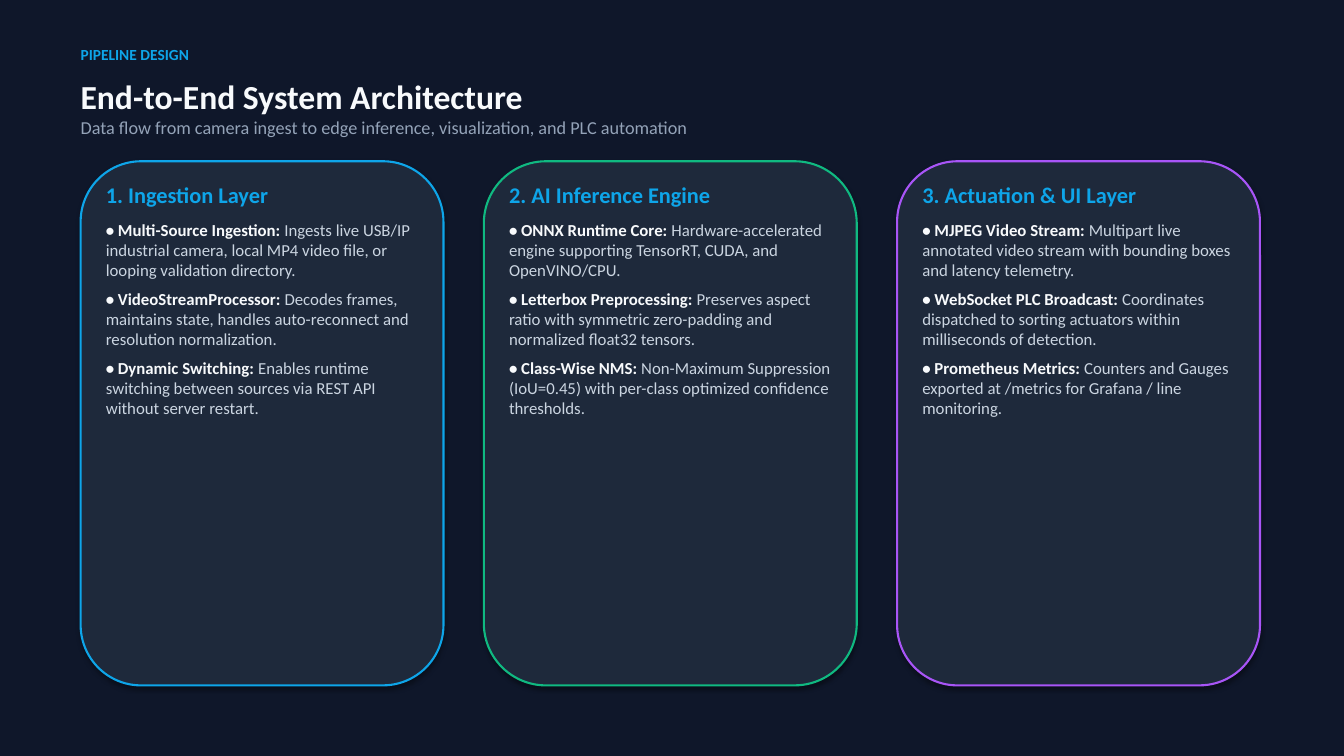
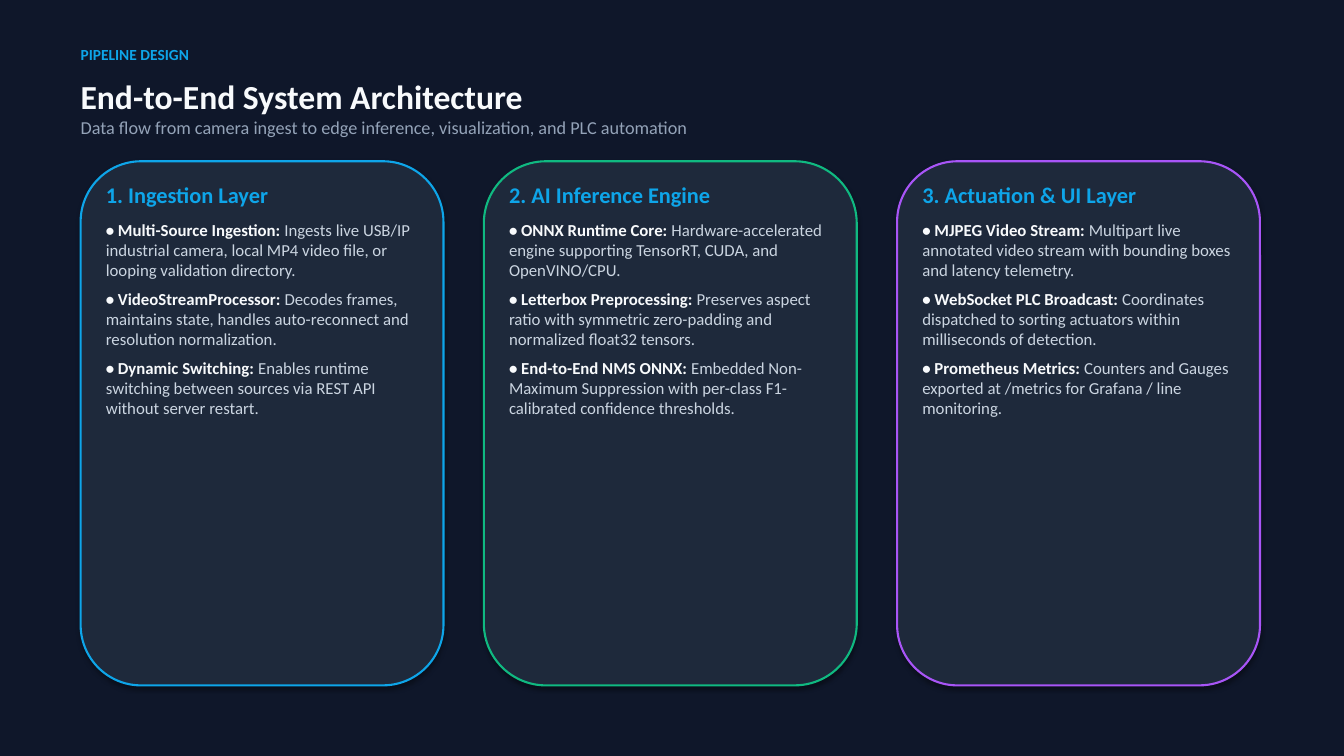
Before and after one commit to Mayank12348487487/Industrial_defect_system_zalima_internship, a slide deck: slide 4 of Industrial_Defect_Detection_Presentation.pptx. Drawn at 1344x756 pixels with LibreOffice and Linux fonts; fonts in the diff are those of the drawing. Boxes give left, top, right and bottom in pixels: in the first picture for what was removed or moved away, otherwise in the second. Text is boxed around its words. In the diff, an @@ line names an element or a change of style, - is before the commit and + after.

```diff
--- a/Industrial_Defect_Detection_Presentation.pptx
+++ b/Industrial_Defect_Detection_Presentation.pptx
@@ text at <box>509,362,802,414</box>: text changed @@
-• Class-Wise NMS: Non-Maximum Suppression (IoU=0.45) with per-class optimized confidence thresholds.
+• End-to-End NMS ONNX: Embedded Non-Maximum Suppression with per-class F1-calibrated confidence thresholds.
```
Also in this commit, not shown: 5 other slides changed, 11 other files.
